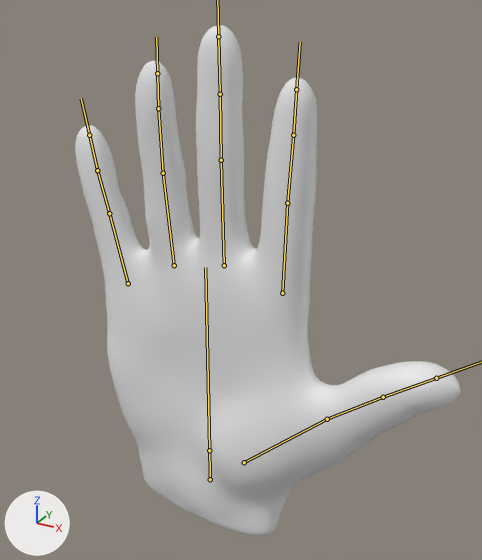
The FBX model Assets/Models/Characters/Player Hands/RightHand.fbx as it was, and as the next commit left it.
The view is the same before and after, from a camera (50 mm lens) standing at (0.118, -0.188, 0.188) and looking at (0.018, -0.007, 0.097). Lighting does not change. The marker at lower left points along +X, +Y and +Z. The bones that bend it are drawn over the model as lines.

The first picture shows 'RightHand'.
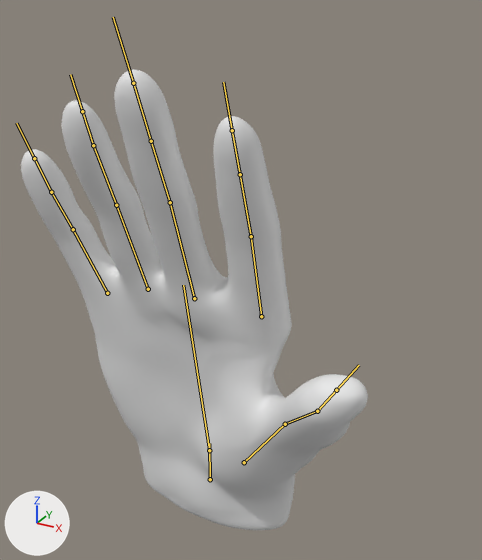
The newer file adds an action. The first version stands in its rest pose; the second is drawn at frame 1 of the action 'Armature|Outstretched'.

The change, as JSON lines over the scene's bpy script:
```json
{"block": "bone_thumb_palm", "where": "bone_thumb_palm = bpy.data.objects['Armature'].pose.bones['Thumb.Palm']  # child of 'Root'"}
{"op": "set", "path": "bone_thumb_palm.rotation_quaternion", "old": "(1.0, 0.0, 0.0, 0.0)", "new": "(0.975, 0.121, 0.099, -0.159)", "note": "degrees (0, 0, 0) -> degrees (12, 13, -17)"}
{"block": "bone_thumb_base", "where": "bone_thumb_base = bpy.data.objects['Armature'].pose.bones['Thumb.Base']  # child of 'Thumb.Palm'"}
{"op": "set", "path": "bone_thumb_base.rotation_quaternion", "old": "(1.0, 0.0, 0.0, 0.0)", "new": "(0.996, -0.024, 0.07, -0.054)", "note": "degrees (0, 0, 0) -> degrees (-3, 8, -6)"}
{"block": "bone_thumb_top", "where": "bone_thumb_top = bpy.data.objects['Armature'].pose.bones['Thumb.Top']  # child of 'Thumb.Base'"}
{"op": "set", "path": "bone_thumb_top.rotation_quaternion", "old": "(1.0, 0.0, 0.0, 0.0)", "new": "(0.992, 0.13, 0.0, 0.0)", "note": "degrees (0, 0, 0) -> degrees (15, 0, 0)"}
{"block": "bone_palm", "where": "bone_palm = bpy.data.objects['Armature'].pose.bones['Palm']  # child of 'Root'"}
{"op": "set", "path": "bone_palm.rotation_quaternion", "old": "(1.0, 0.0, 0.0, 0.0)", "new": "(0.996, 0.088, 0.0, 0.0)", "note": "degrees (0, 0, 0) -> degrees (10, 0, 0)"}
{"block": "bone_finger5_base", "where": "bone_finger5_base = bpy.data.objects['Armature'].pose.bones['Finger5.Base']  # child of 'Palm'"}
{"op": "set", "path": "bone_finger5_base.location", "old": "(0.0, 0.0, 0.0)", "new": "(-0.0001, 0.0018, -0.0001)"}
{"op": "set", "path": "bone_finger5_base.rotation_quaternion", "old": "(1.0, 0.0, 0.0, 0.0)", "new": "(0.998, 0.055, -0.032, -0.003)", "note": "degrees (0, 0, 0) -> degrees (6, -4, -1)"}
{"block": "bone_finger5_mid", "where": "bone_finger5_mid = bpy.data.objects['Armature'].pose.bones['Finger5.Mid']  # child of 'Finger5.Base'"}
{"op": "set", "path": "bone_finger5_mid.rotation_quaternion", "old": "(1.0, 0.0, 0.0, 0.0)", "new": "(0.996, 0.049, 0.055, -0.058)", "note": "degrees (0, 0, 0) -> degrees (5, 7, -6)"}
{"block": "bone_finger4_base", "where": "bone_finger4_base = bpy.data.objects['Armature'].pose.bones['Finger4.Base']  # child of 'Palm'"}
{"op": "set", "path": "bone_finger4_base.location", "old": "(0.0, 0.0, 0.0)", "new": "(0.0, -0.0011, 0.003)"}
{"op": "set", "path": "bone_finger4_base.rotation_quaternion", "old": "(1.0, 0.0, 0.0, 0.0)", "new": "(0.998, 0.058, -0.013, -0.001)", "note": "degrees (0, 0, 0) -> degrees (7, -1, 0)"}
{"block": "bone_finger4_mid", "where": "bone_finger4_mid = bpy.data.objects['Armature'].pose.bones['Finger4.Mid']  # child of 'Finger4.Base'"}
{"op": "set", "path": "bone_finger4_mid.rotation_quaternion", "old": "(1.0, 0.0, 0.0, 0.0)", "new": "(0.999, 0.04, -0.005, -0.008)", "note": "degrees (0, 0, 0) -> degrees (5, -1, -1)"}
{"block": "bone_finger3_base", "where": "bone_finger3_base = bpy.data.objects['Armature'].pose.bones['Finger3.Base']  # child of 'Palm'"}
{"op": "set", "path": "bone_finger3_base.location", "old": "(0.0, 0.0, 0.0)", "new": "(0.0, -0.0026, 0.0054)"}
{"op": "set", "path": "bone_finger3_base.rotation_quaternion", "old": "(1.0, 0.0, 0.0, 0.0)", "new": "(0.998, 0.058, -0.002, 0.0)", "note": "degrees (0, 0, 0) -> degrees (7, 0, 0)"}
{"block": "bone_finger3_mid", "where": "bone_finger3_mid = bpy.data.objects['Armature'].pose.bones['Finger3.Mid']  # child of 'Finger3.Base'"}
{"op": "set", "path": "bone_finger3_mid.rotation_quaternion", "old": "(1.0, 0.0, 0.0, 0.0)", "new": "(0.999, 0.039, -0.003, 0.0)", "note": "degrees (0, 0, 0) -> degrees (4, 0, 0)"}
{"block": "bone_finger2_base", "where": "bone_finger2_base = bpy.data.objects['Armature'].pose.bones['Finger2.Base']  # child of 'Palm'"}
{"op": "set", "path": "bone_finger2_base.location", "old": "(0.0, 0.0, 0.0)", "new": "(0.0, -0.0006, 0.002)"}
{"op": "set", "path": "bone_finger2_base.rotation_quaternion", "old": "(1.0, 0.0, 0.0, 0.0)", "new": "(0.998, 0.058, 0.004, 0.0)", "note": "degrees (0, 0, 0) -> degrees (7, 0, 0)"}
{"block": "bone_finger2_mid", "where": "bone_finger2_mid = bpy.data.objects['Armature'].pose.bones['Finger2.Mid']  # child of 'Finger2.Base'"}
{"op": "set", "path": "bone_finger2_mid.rotation_quaternion", "old": "(1.0, 0.0, 0.0, 0.0)", "new": "(0.999, 0.039, -0.017, 0.013)", "note": "degrees (0, 0, 0) -> degrees (4, -2, 1)"}
```

Location of each change, (x1, y1, x2, y2) in pixels of the pictures (482 x 560 px):
```json
{"object": "RightHand", "change": "posed", "before": [75, 25, 460, 536], "after": [21, 69, 368, 530], "on screen": "10% narrower, 10% shorter"}
{"bone": "Thumb.Palm", "before": "(244, 462) to (327, 419)", "after": "(244, 462) to (285, 424)"}
{"bone": "Thumb.Base", "before": "(327, 419) to (383, 397)", "after": "(285, 424) to (317, 411)"}
{"bone": "Thumb.Top", "before": "(383, 397) to (436, 378)", "after": "(317, 411) to (336, 390)"}
{"bone": "Palm", "before": "(209, 450) to (205, 267)", "after": "(209, 450) to (183, 285)"}
{"bone": "Finger5.Base", "before": "(128, 283) to (109, 213)", "after": "(107, 293) to (73, 229)"}
{"bone": "Finger5.Mid", "before": "(109, 213) to (97, 170)", "after": "(73, 229) to (51, 192)"}
{"bone": "Finger4.Base", "before": "(174, 265) to (163, 173)", "after": "(148, 289) to (116, 205)"}
{"bone": "Finger4.Mid", "before": "(163, 173) to (158, 108)", "after": "(116, 205) to (93, 145)"}
{"bone": "Finger3.Base", "before": "(224, 265) to (221, 160)", "after": "(194, 298) to (170, 202)"}
{"bone": "Finger3.Mid", "before": "(221, 160) to (220, 94)", "after": "(170, 202) to (151, 141)"}
{"bone": "Finger2.Base", "before": "(282, 293) to (287, 203)", "after": "(261, 316) to (251, 236)"}
{"bone": "Finger2.Mid", "before": "(287, 203) to (293, 135)", "after": "(251, 236) to (240, 174)"}
```
